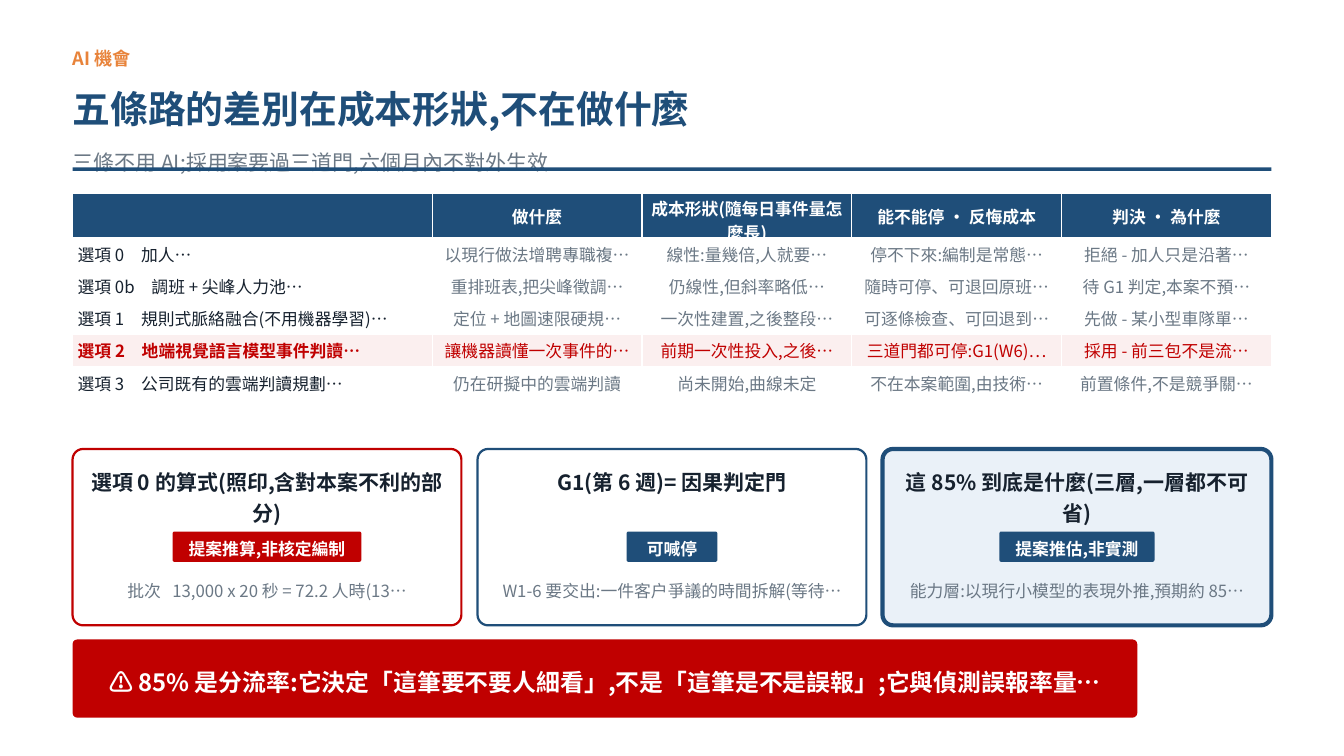
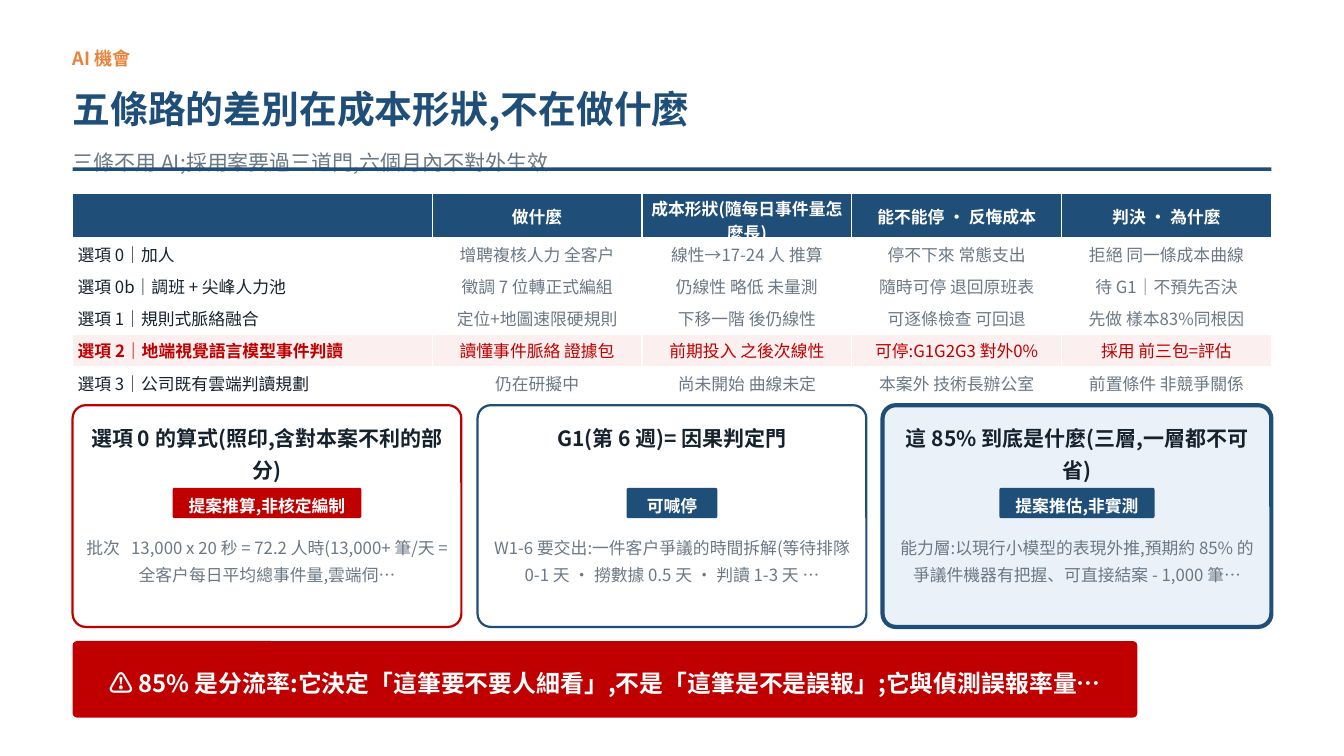
Before and after one commit to pokai-huang0828/UTS_workspace, a slide deck: slide 6 of Artificial Intelligence for Enterprises/Assessment3/Huang_26254793_421104_Assessment 3.pptx. Drawn at 1344x756 pixels with LibreOffice and Linux fonts; fonts in the diff are those of the drawing. Boxes give left, top, right and bottom in pixels: in the first picture for what was removed or moved away, otherwise in the second. Text is boxed around its words. In the diff, an @@ line names an element or a change of style, - is before the commit and + after.

```diff
--- a/Artificial Intelligence for Enterprises/Assessment3/Huang_26254793_421104_Assessment 3.pptx
+++ b/Artificial Intelligence for Enterprises/Assessment3/Huang_26254793_421104_Assessment 3.pptx
@@ table at (x1=73, y1=194, x2=1271, y2=396) @@
-row 2: 選項 0 加人… | 以現行做法增聘專職複… | 線性:量幾倍,人就要… | 停不下來:編制是常態… | 拒絕 - 加人只是沿著…
+row 2: 選項 0｜加人 | 增聘複核人力 全客戶 | 線性→17-24 人 推算 | 停不下來 常態支出 | 拒絕 同一條成本曲線
-row 3: 選項 0b 調班 + 尖峰人力池… | 重排班表,把尖峰徵調… | 仍線性,但斜率略低… | 隨時可停、可退回原班… | 待 G1 判定,本案不預…
+row 3: 選項 0b｜調班 + 尖峰人力池 | 徵調 7 位轉正式編組 | 仍線性 略低 未量測 | 隨時可停 退回原班表 | 待 G1｜不預先否決
-row 4: 選項 1 規則式脈絡融合(不用機器學習)… | 定位 + 地圖速限硬規… | 一次性建置,之後整段… | 可逐條檢查、可回退到… | 先做 - 某小型車隊單…
+row 4: 選項 1｜規則式脈絡融合 | 定位+地圖速限硬規則 | 下移一階 後仍線性 | 可逐條檢查 可回退 | 先做 樣本83%同根因
-row 5: 選項 2 地端視覺語言模型事件判讀… | 讓機器讀懂一次事件的… | 前期一次性投入,之後… | 三道門都可停:G1(W6)… | 採用 - 前三包不是流…
+row 5: 選項 2｜地端視覺語言模型事件判讀 | 讀懂事件脈絡 證據包 | 前期投入 之後次線性 | 可停:G1G2G3 對外0% | 採用 前三包=評估
-row 6: 選項 3 公司既有的雲端判讀規劃… | 仍在研擬中的雲端判讀 | 尚未開始,曲線未定 | 不在本案範圍,由技術… | 前置條件,不是競爭關…
+row 6: 選項 3｜公司既有雲端判讀規劃 | 仍在研擬中 | 尚未開始 曲線未定 | 本案外 技術長辦公室 | 前置條件 非競爭關係
@@ rounded rectangle resized from (x1=73, y1=449, x2=462, y2=625) to (x1=73, y1=405, x2=462, y2=627) @@
@@ rounded rectangle resized from (x1=478, y1=449, x2=867, y2=625) to (x1=478, y1=405, x2=867, y2=627) @@
@@ rounded rectangle resized from (x1=883, y1=449, x2=1272, y2=625) to (x1=883, y1=405, x2=1272, y2=627) @@
@@ 6 texts, 3 rounded rectangles moved together from (x1=91, y1=472, x2=1248, y2=562) to (x1=91, y1=428, x2=1248, y2=518) @@
@@ text at (x1=86, y1=540, x2=435, y2=584): text changed @@
-批次 13,000 x 20 秒 = 72.2 人時(13…
+批次 13,000 x 20 秒 = 72.2 人時(13,000+ 筆/天 = 全客戶每日平均總事件量,雲端伺…
@@ text at (x1=494, y1=540, x2=850, y2=583): text changed @@
-W1-6 要交出:一件客戶爭議的時間拆解(等待…
+W1-6 要交出:一件客戶爭議的時間拆解(等待排隊 0-1 天 · 撈數據 0.5 天 · 判讀 1-3 天 …
@@ text at (x1=900, y1=540, x2=1254, y2=584): text changed @@
-能力層:以現行小模型的表現外推,預期約 85…
+能力層:以現行小模型的表現外推,預期約 85% 的爭議件機器有把握、可直接結案 - 1,000 筆…
```
Also in this commit, not shown: 8 other slides changed, 4 other files.
